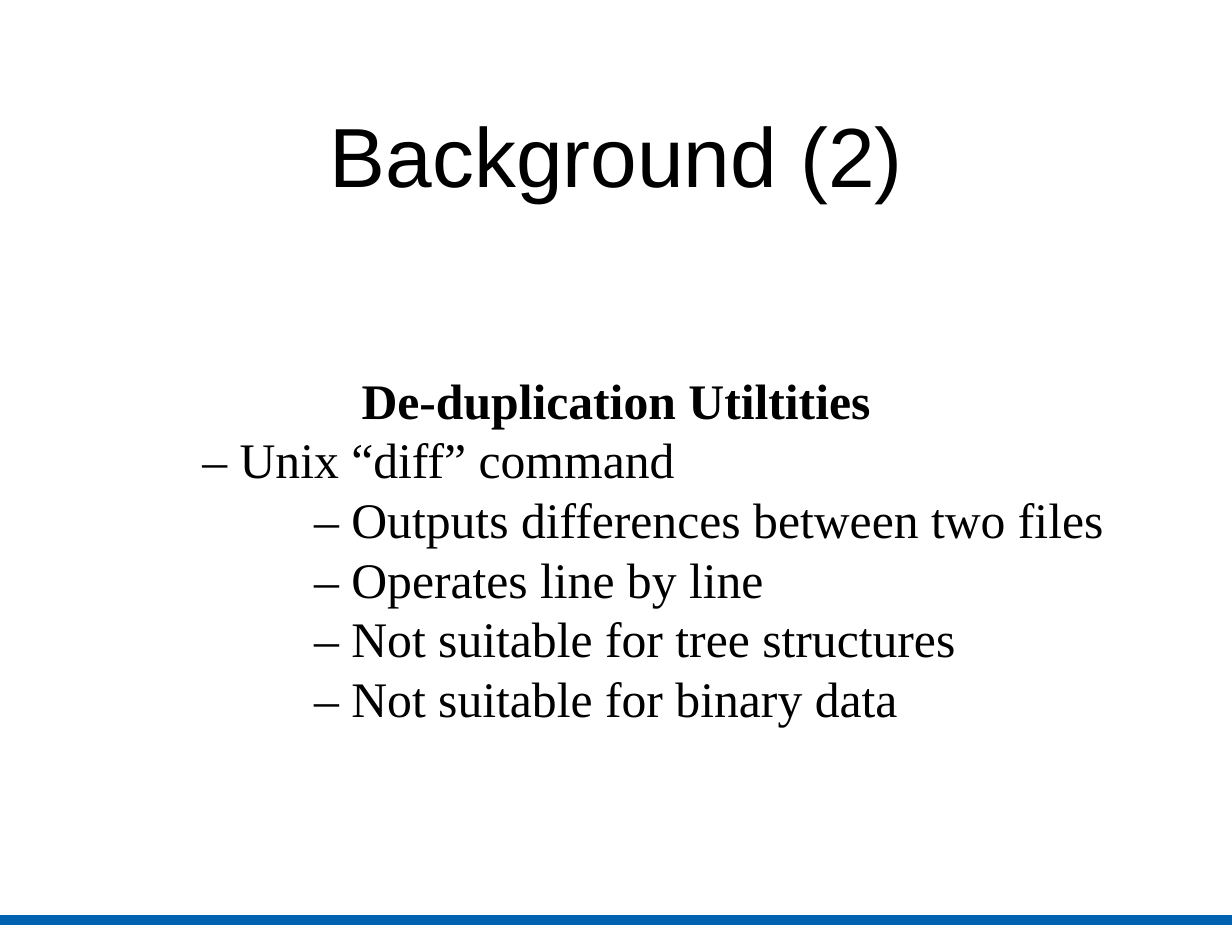
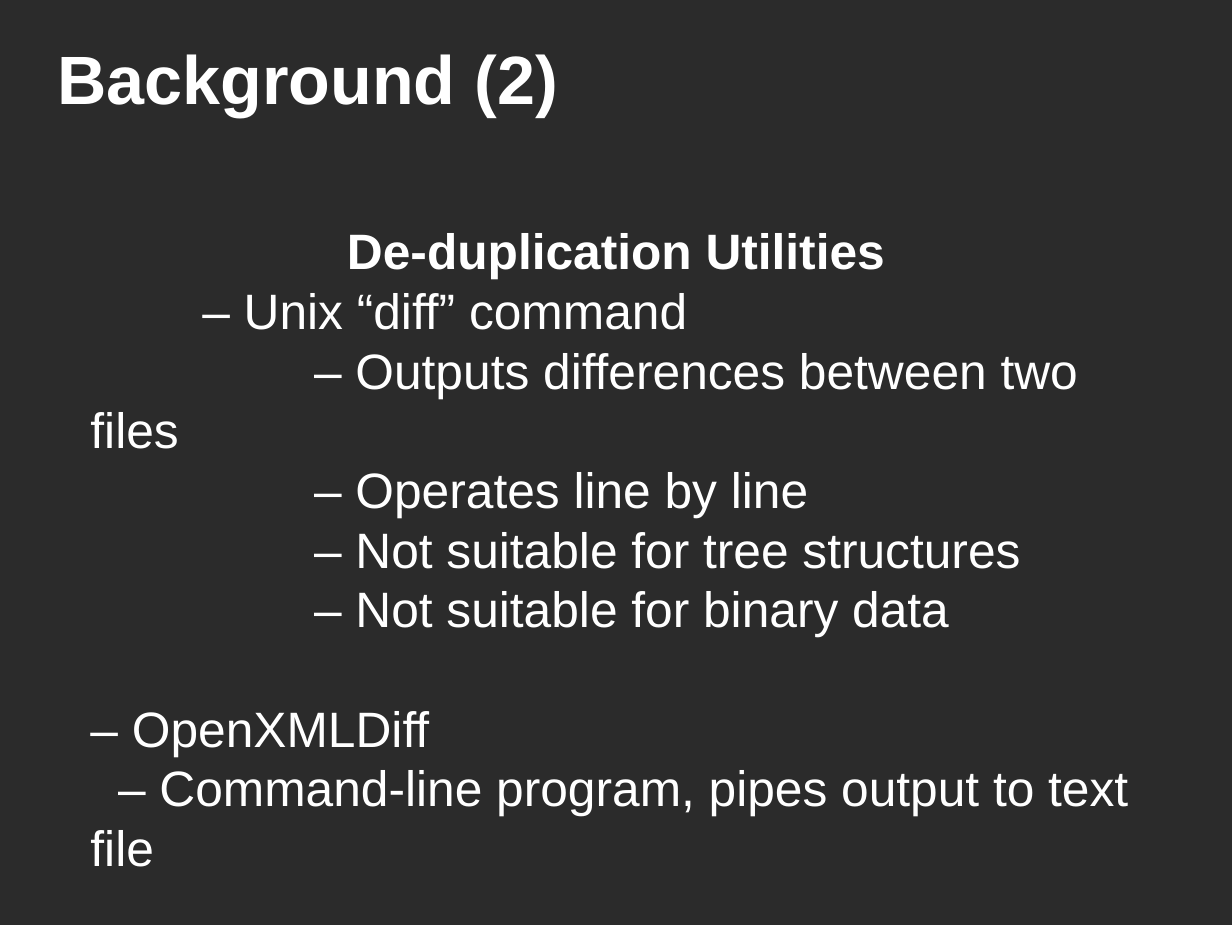
Before and after one commit to kratos12000/FastXMLDiff, a slide deck: slide 9 of Presentation/Slides.odp. Drawn at 1232x925 pixels with LibreOffice and Linux fonts; fonts in the diff are those of the drawing; background and template pictures are left out; a plain dark background stands for a picture behind light text. Boxes give left, top, right and bottom in pixels: in the first picture for what was removed or moved away, otherwise in the second. Text is boxed around its words. In the diff, an @@ line names an element or a change of style, - is before the commit and + after.

```diff
--- a/Presentation/Slides.odp
+++ b/Presentation/Slides.odp
@@ background #FFFFFF to picture (left out) @@
@@ title "Background (2)": place and size @@
-title "Background (2)" at bbox=[330, 126, 902, 203]
+title "Background (2)" at bbox=[57, 54, 557, 117]
@@ title "Background (2)" at bbox=[57, 54, 557, 117]: size 54 to 44 pt, text colour #000000 to #FFFFFF, bold on; alignment centre to left @@
@@ subtitle at bbox=[347, 233, 885, 279]: text changed; font Times New Roman to Arial; text colour #000000 to #FFFFFF @@
-De-duplication Utiltities
+De-duplication Utilities
@@ subtitle at bbox=[90, 293, 1078, 637]: font Times New Roman to Arial, text colour #000000 to #FFFFFF in "– Unix “diff” command", "– Outputs differences between two files", "– Operates line by line", "– Not suitable for tree structures" and 1 more places @@
@@ subtitle at bbox=[132, 711, 1128, 816]: paragraphs added @@
+– OpenXMLDiff
+– Command-line program, pipes output to text file
@@ rectangle removed at bbox=[0, 914, 1232, 925] @@
```
Also in this commit, not shown: 32 other slides changed, 3 slides added, 1 other file.
